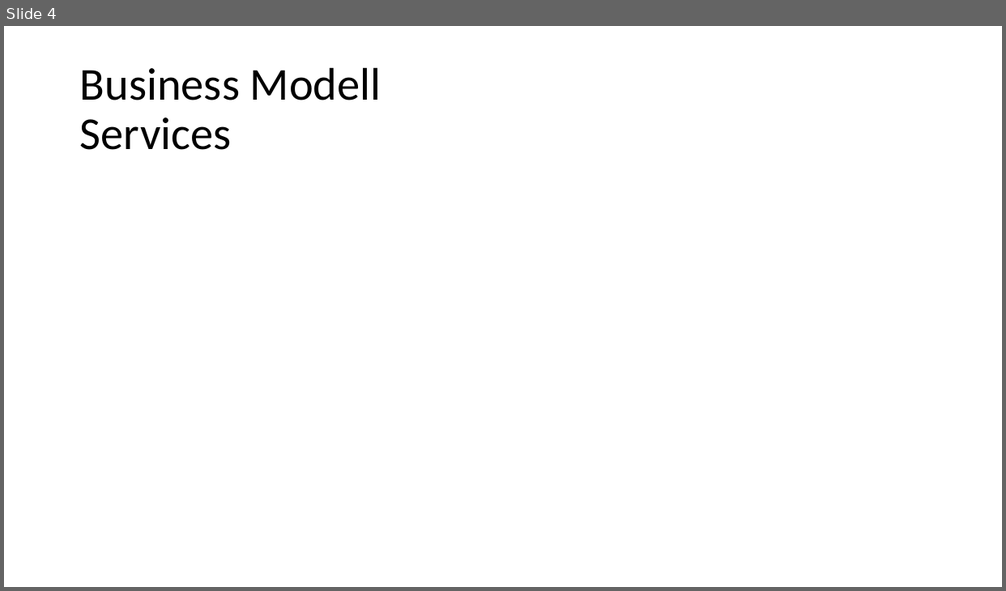
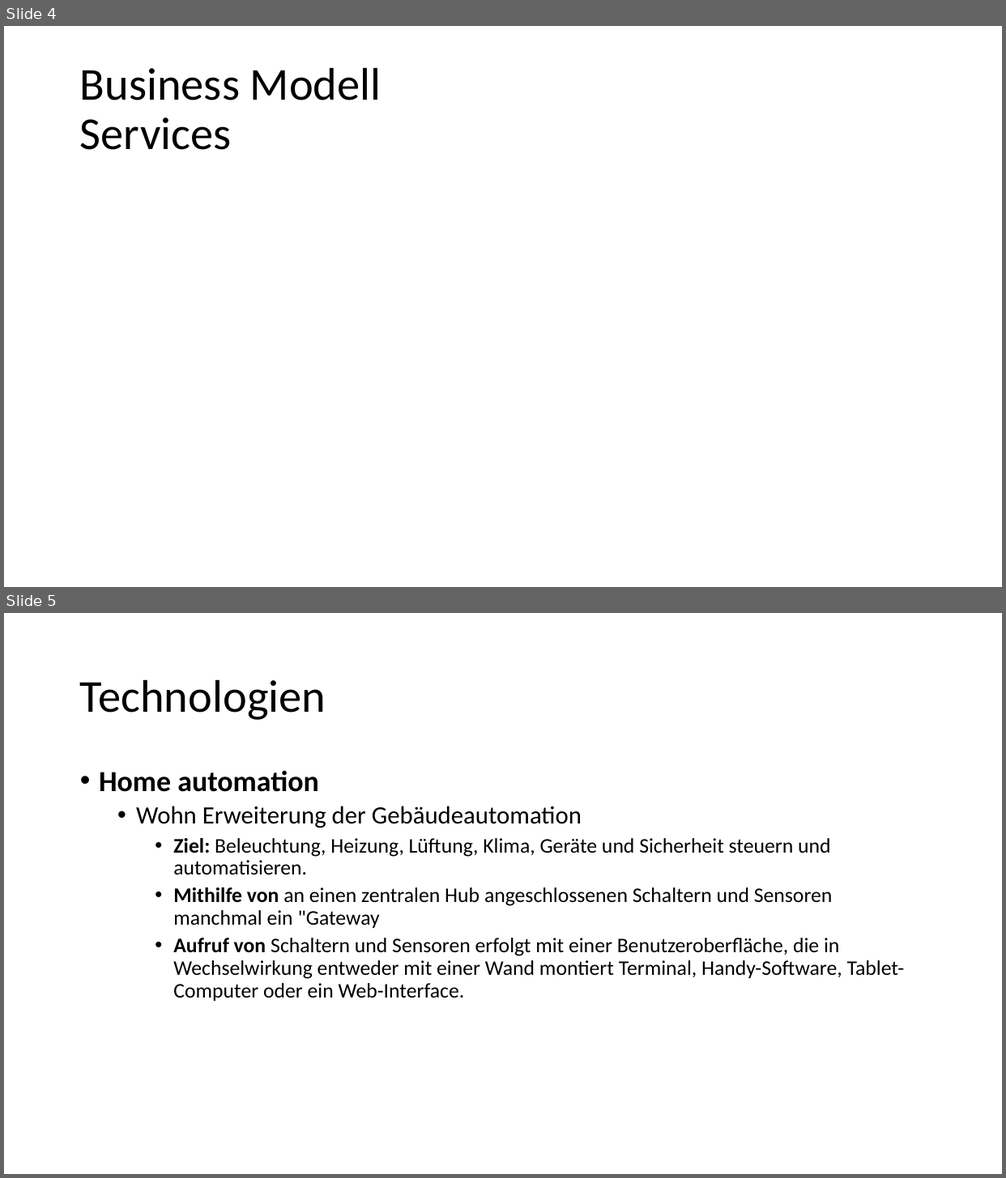
Before and after one commit to glasbran/Hackathon---Homeautomation, a slide deck: IoT Hackathon.pptx. Shown one above the other, each under a label of ours: slide 4 before the commit, slides 4 and 5 after it. The pictures are 1006x591 and 1006x1178 pixels, drawn with LibreOffice and Linux fonts; fonts in the diff are those of the drawing. Boxes give left, top, right and bottom in pixels: in the first picture for what was removed or moved away, otherwise in the second. Text is boxed around its words. In the diff, an @@ line names an element or a change of style, - is before the commit and + after.

```diff
--- a/IoT Hackathon.pptx
+++ b/IoT Hackathon.pptx
@@ slide 5 added at bbox=[4, 613, 1002, 1174], background #FFFFFF @@
@@ title added at bbox=[80, 679, 326, 720], 44 pt, text #000000 @@
+Technologien
@@ text added at bbox=[99, 770, 905, 1001], 20 pt, text #000000 @@
+• Home automation
+  • Wohn Erweiterung der Gebäudeautomation
+    • Ziel: Beleuchtung, Heizung, Lüftung, Klima, Geräte und Sicherheit steuern und automatisieren.
+    • Mithilfe von an einen zentralen Hub angeschlossenen Schaltern und Sensoren manchmal ein "Gateway
+    • Aufruf von Schaltern und Sensoren erfolgt mit einer Benutzeroberfläche, die in Wechselwirkung entweder mit einer Wand montiert Terminal, Handy-Software, Tablet-Computer oder ein Web-Interface.
```
Also in this commit, not shown: 1 slide changed, 2 other slides added.
